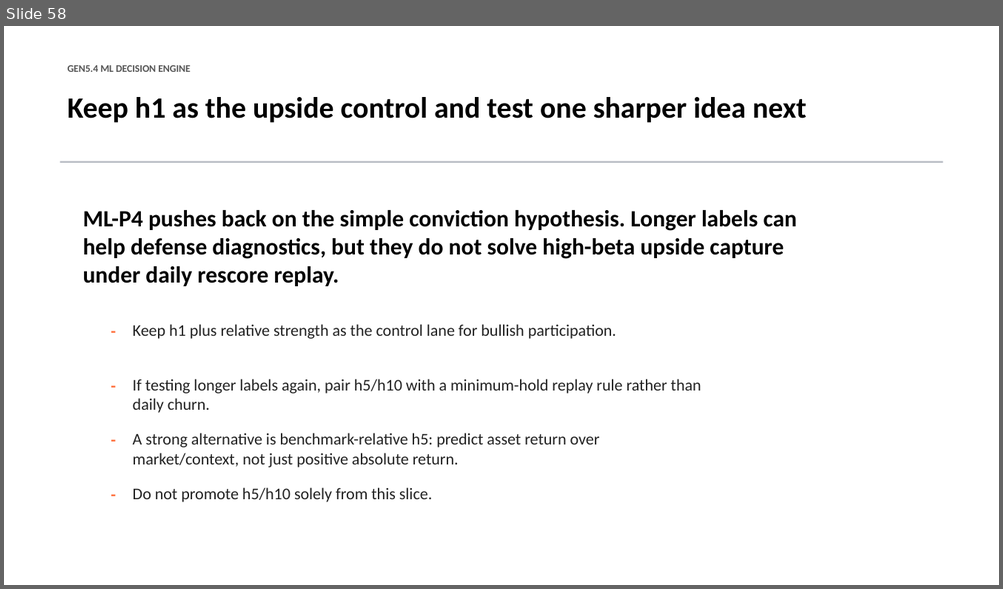
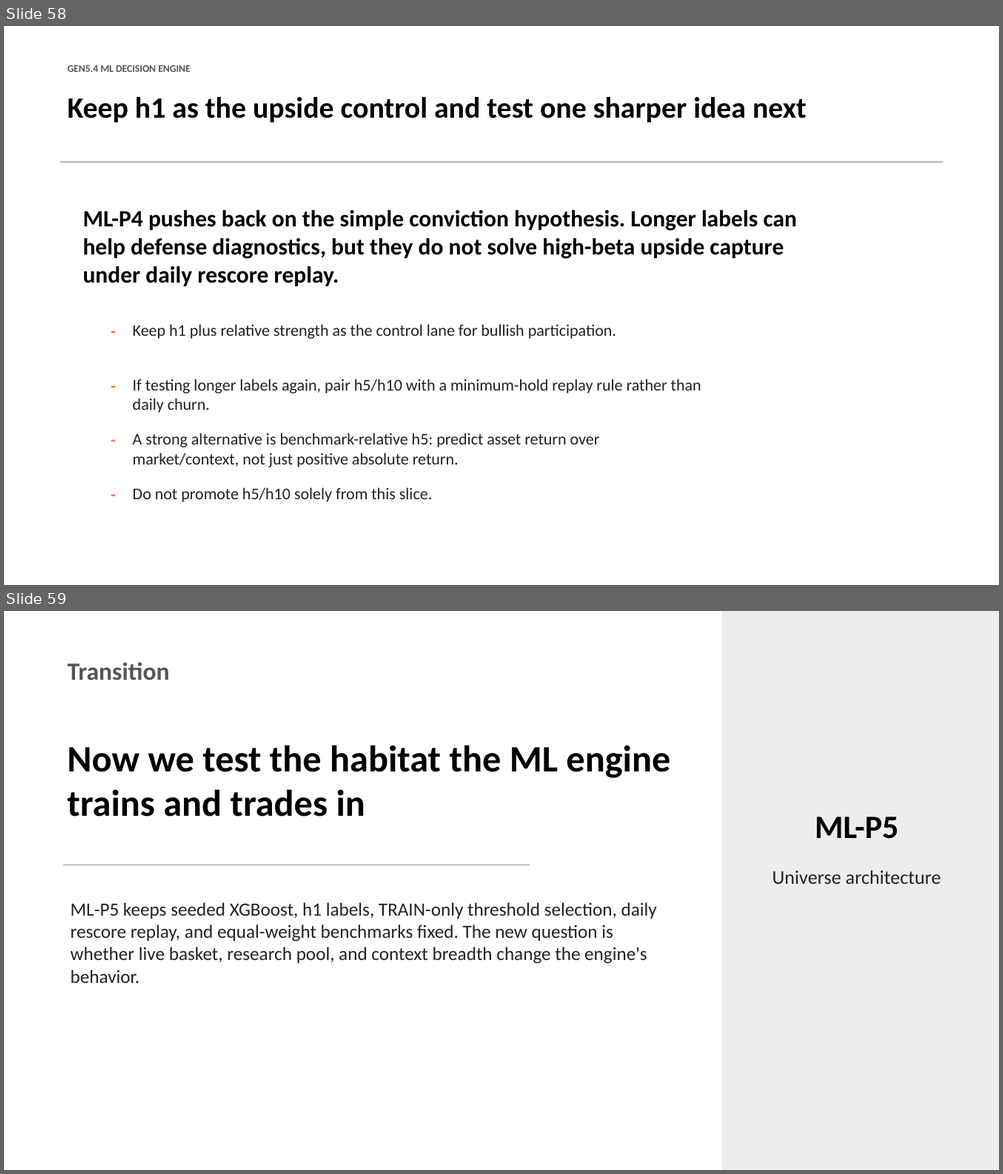
Before and after one commit to Francisc0Franc0/Time-Series-Modeling-Gen5, a slide deck: presentations/gen5_4_ml_decision_engine_incremental_build.pptx. Shown one above the other, each under a label of ours: slide 58 before the commit, slides 58 and 59 after it. The pictures are 1003x589 and 1003x1174 pixels, drawn with LibreOffice and Linux fonts; fonts in the diff are those of the drawing. Boxes give left, top, right and bottom in pixels: in the first picture for what was removed or moved away, otherwise in the second. Text is boxed around its words. In the diff, an @@ line names an element or a change of style, - is before the commit and + after.

Commit message:
Add Gen5.4 universe architecture screen

```diff
--- a/presentations/gen5_4_ml_decision_engine_incremental_build.pptx
+++ b/presentations/gen5_4_ml_decision_engine_incremental_build.pptx
@@ slide 59 added at [4, 611, 999, 1170], background #FFFFFF @@
@@ rectangle added at [722, 611, 999, 1170], fill #EDEDED @@
@@ text added at [68, 662, 170, 680], 24 pt, text #555555, bold @@
+Transition
@@ text added at [67, 745, 670, 817], 36 pt, text #000000, bold @@
+Now we test the habitat the ML engine trains and trades in
@@ text added at [814, 817, 898, 839], 31.5 pt, text #000000, bold @@
+ML-P5
@@ rectangle added at [63, 865, 529, 866], fill #B8BCC4 @@
@@ text added at [772, 871, 941, 884], 18.8 pt, text #222222 @@
+Universe architecture
@@ text added at [71, 903, 657, 983], 18 pt, text #222222 @@
+ML-P5 keeps seeded XGBoost, h1 labels, TRAIN-only threshold selection, daily rescore replay, and equal-weight benchmarks fixed. The new question is whether live basket, research pool, and context breadth change the engine's behavior.
```
Also in this commit, not shown: 8 other slides added, 6 other files.
